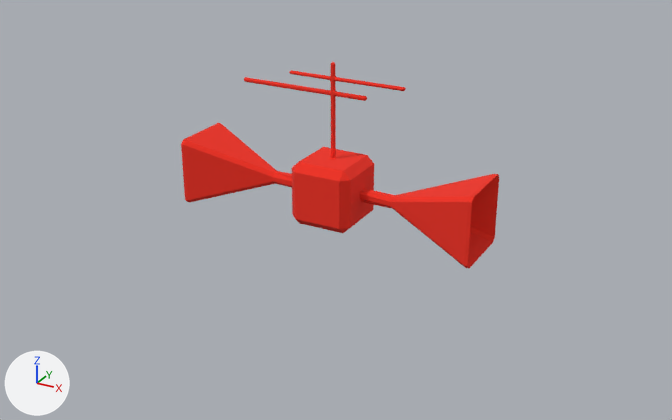
Two versions of the Blender file assets/satellite.blend, one commit apart.
Camera for both pictures: a 50 mm camera at (100.6, -181.5, 85.5) aimed at (3.2, -4.4, -3.1). Every picture has the same lights, and +X, +Y and +Z are marked at lower left. The older version comes first.
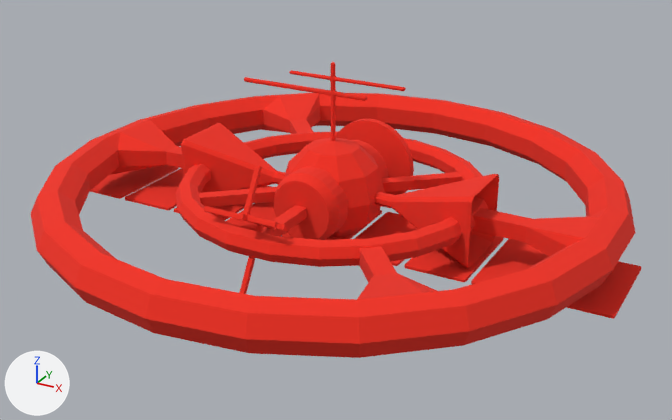
Diff of the bpy script that builds the scene:
```diff
--- a/assets/satellite.blend.py
+++ b/assets/satellite.blend.py
@@ me_cube @@
 # used by ob_cube; location = (0.0, 0.0, 0.0); scale = (7.92, 7.92, 7.92)
-me_cube.from_pydata(...)  # 176 vertices, 182 faces; spans x -3.1..2.29, y -1.0..1.0, z -1.0..3.93
+me_cube.from_pydata(...)  # 36 vertices, 38 faces; spans x -1.0..1.0, y -1.0..1.0, z -1.0..1.04
+# me_cube part 1
+# 140 vertices are removed from x -3.1..2.29, y -0.07..0.07, z 2.91..3.93
+# 145 faces are deleted
+# 1 new face joins them
 me_cube.materials.append(mat_satellite)
@@ me_torus_006 @@
+me_torus_006.from_pydata(...)  # 226 vertices, 226 faces; spans x -37.6..37.6, y -37.2..37.2, z -2.7..2.7
+me_torus_006.materials.append(mat_satellite)  # red #f22d1b
@@ me_torus_005 @@
+me_torus_005.from_pydata(...)  # 226 vertices, 226 faces; spans x -37.6..37.6, y -37.2..37.2, z -2.7..2.7
+me_torus_005.materials.append(mat_satellite)  # red #f22d1b
@@ me_sphere_003 @@
+me_sphere_003.from_pydata(...)  # a UV sphere (10 segments, 6 rings, poles along z) spanning x -0.95..0.95, y -1.0..1.0, z -1.0..1.0
+me_sphere_003.materials.append(mat_satellite)  # red #f22d1b
@@ me_cube_012 @@
+me_cube_012.from_pydata(...)  # 232 vertices, 234 faces; spans x -21.0..13.2, y -3.7..1.0, z -18.1..28.6
+me_cube_012.materials.append(mat_satellite)  # red #f22d1b
@@ me_cube_011 @@
+me_cube_011.from_pydata(...)  # 216 vertices, 234 faces; spans x -18.6..1.0, y -1.0..1.0, z -1.0..1.0
+me_cube_011.materials.append(mat_satellite)  # red #f22d1b
@@ me_cube_002 @@
+me_cube_002.from_pydata(...)  # 148 vertices, 145 faces; spans x -3.1..2.29, y -0.07..0.07, z 1.04..3.93
+me_cube_002.materials.append(mat_satellite)  # red #f22d1b
@@ me_cylinder @@
+me_cylinder.from_pydata(...)  # 205 vertices, 271 faces; spans x -1.35..1.35, y -1.35..1.35, z -1.39..1.0
+me_cylinder.materials.append(mat_satellite)  # red #f22d1b
@@ ob_torus_001 @@
+ob_torus_001 = bpy.data.objects.new('Torus.001', me_torus_006)
+ob_torus_001.location = (0.0, 0.0, 0.0)
+ob_torus_001.rotation_euler = (0.0, 0.0, 1.571)  # degrees (0, 0, 90)
+ob_torus_001.scale = (1.86, 1.86, 1.86)
@@ ob_torus_005 @@
+ob_torus_005 = bpy.data.objects.new('Torus.005', me_torus_005)
+ob_torus_005.location = (0.0, 0.0, 0.0)
@@ ob_sphere @@
+ob_sphere = bpy.data.objects.new('Sphere', me_sphere_003)
+ob_sphere.location = (0.0, 0.0, 0.0)
+ob_sphere.scale = (12.6, 12.6, 12.6)
@@ ob_cube_003 @@
+ob_cube_003 = bpy.data.objects.new('Cube.003', me_cube_012)
+ob_cube_003.location = (0.0, -19.0, 0.0)
+ob_cube_003.scale = (0.586, 5.82, 0.586)
@@ ob_cube_011 @@
+ob_cube_011 = bpy.data.objects.new('Cube.011', me_cube_011)
+ob_cube_011.location = (63.9, 0.0, -9.1)
+ob_cube_011.scale = (7.27, 12.5, 0.318)
@@ ob_cube_002 @@
+ob_cube_002 = bpy.data.objects.new('Cube.002', me_cube_002)
+ob_cube_002.location = (0.0, 0.0, 0.0)
+ob_cube_002.scale = (7.92, 7.92, 7.92)
@@ ob_cylinder @@
+ob_cylinder = bpy.data.objects.new('Cylinder', me_cylinder)
+ob_cylinder.location = (0.0, 0.0, 0.0)
+ob_cylinder.rotation_euler = (1.571, 0.0, 0.0)  # degrees (90, 0, 0)
+ob_cylinder.scale = (8.61, 8.61, 15.1)
```

Location of each change, (x1, y1, x2, y2) in pixels of the pictures (672 x 420 px):
'Torus.001', added (red)
    after: (31, 93, 635, 358)
'Torus.005', added (red)
    after: (175, 131, 488, 267)
'Cube.011', added
    after: (90, 165, 641, 319)
'Cylinder', added (red)
    after: (274, 119, 414, 240)
'Sphere', added (red)
    after: (284, 138, 385, 239)
'Cube.002', added
    after: (244, 62, 406, 141)
'Cube.003', added
    after: (204, 165, 287, 294)
part 1 of me_cube, built on
    before: (244, 62, 406, 158)
